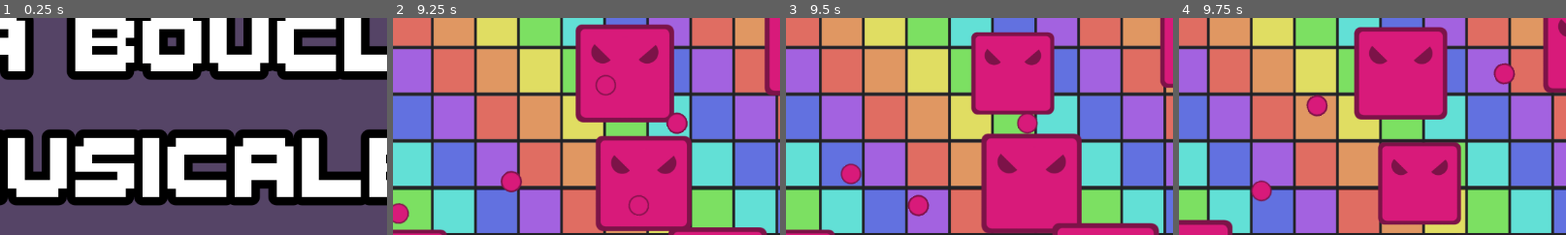
Above: before the commit, frames 1-4 (left to right).
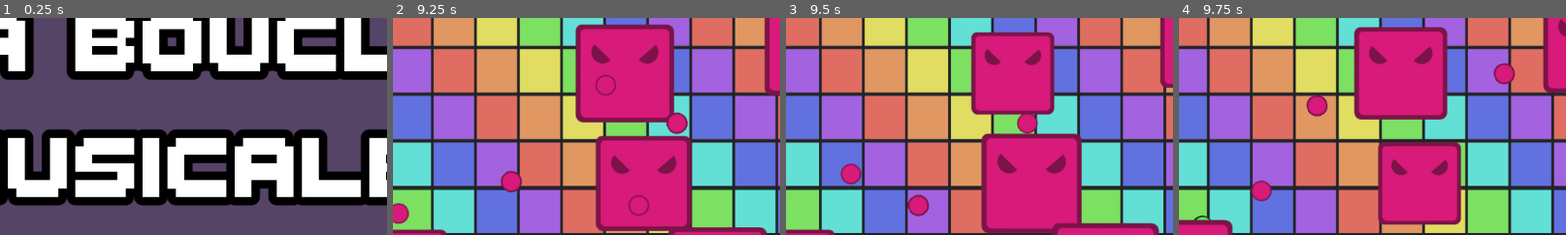
Above: after the commit, the same moments.

Repository: les-brows/la-boucle-musicale
Game: Godot game, scene res://Levels/MainMenu/MainMenu.tscn
The game is run twice, just before and just after one commit, with the same random seed, the same clock (stepped at 60 frames per second) and the same inputs.
Inputs (mouse positions are % of the whole screen's width and height, from its top left):
- Up to frame 1 (0.25 s): no input
- Up to frame 2 (9.25 s): tap Enter (ui_accept) at 0.5, 0.77, 1.52, 2.75, 3.02, 3.5, 3.77, 4.25, 4.52, 5, 5.75, 6.02, 6.77, 7.52, 9.02 s; move the mouse to (72, 45) at 0.52 s; hold D (player1_right) 0.53-1.28 s; right-click (72, 45) at 0.6 s; move the mouse to (30, 55) at 1.27 s; hold S (player1_down) 1.28-2.03 s; right-click (30, 55) at 1.35 s; move the mouse to (60, 28) at 2.02 s; hold D (player1_right) 2.03-2.78 s; right-click (60, 28) at 2.1 s; move the mouse to (45, 70) at 2.77 s; hold O (player1_shoot_up, bound only after the commit) 2.78-3.53 s; right-click (45, 70) at 2.85 s; move the mouse to (80, 65) at 3.52 s; hold A (player1_left) 3.53-5.03 s; right-click (80, 65) at 3.6 s; move the mouse to (20, 35) at 4.27 s; right-click (20, 35) at 4.35 s; move the mouse to (55, 50) at 5.02 s; hold S (player1_down) 5.03-5.78 s; right-click (55, 50) at 5.1 s; move the mouse to (35, 25) at 5.77 s; hold D (player1_right) 5.78-6.53 s; right-click (35, 25) at 5.85 s; move the mouse to (72, 45) at 6.52 s; hold O (player1_shoot_up, bound only after the commit) 6.53-7.28 s; right-click (72, 45) at 6.6 s; move the mouse to (30, 55) at 7.27 s; hold D (player1_right) 7.28-8.03 s; right-click (30, 55) at 7.35 s; move the mouse to (60, 28) at 8.02 s; hold S (player1_down) 8.03-8.78 s; right-click (60, 28) at 8.1 s; move the mouse to (45, 70) at 8.77 s; hold A (player1_left) from 8.78 s (still down); right-click (45, 70) at 8.85 s
- Up to frame 3 (9.5 s): keep holding A (player1_left)
- Up to frame 4 (9.75 s): move the mouse to (80, 65) at 9.52 s; release A (player1_left) at 9.53 s; hold O (player1_shoot_up, bound only after the commit) from 9.53 s (still down); right-click (80, 65) at 9.6 s
The pictures show only the part of the screen within x 26-75%, y 22-72%; the shares and areas given below are measured in that part.

Frames 1-3 are identical in both runs. In frame 4, less than 0.1% of the frame differs, in the area x 3-9%, y 91-94%.

Commit message:
Controles clavier shoot

Diff:
--- a/Objects/Player/shoot_player_manager.gd
+++ b/Objects/Player/shoot_player_manager.gd
@@ -21,12 +21,11 @@
 	print("shoot")
 
 func _on_player_direction_shoot (shoot_x:float , shoot_y:float):
-	if(shoot_x !=0):
-		shootDir.x = shoot_x
+	shootDir.x = shoot_x
 	if shootDir.length() > 1:
 		shootDir = shootDir.normalized()
-	if(shoot_y !=0):
-		shootDir.y = shoot_y
+
+	shootDir.y = shoot_y
 	if shootDir.length() > 1:
 		shootDir = shootDir.normalized()
 
@@ -52,7 +51,7 @@
 
 
 func _on_beat_launched(num_beat: int) -> void:
-	if(num_beat == shoot_partition.get_next_beat(num_beat)&& wantShoot>0 ):
+	if(num_beat == shoot_partition.get_next_beat(num_beat)):
 
 		wantShoot-=1
 		boing_state = NB_SECONDS_BOING_RECOVER + NB_SECONDS_BOING_JUMP
@@ -60,7 +59,7 @@
 		shoot_projectile(shootDir)
 
 func shoot_projectile(target_direction: Vector2):
-	if(target_direction !=Vector2.ZERO):
+	if(target_direction!=Vector2.ZERO ):
 		var player_projectile = shooter_projectile_preload.instantiate()
 		var copyposition=get_parent().position
 		# May be used when ennemies move
--- a/project.godot
+++ b/project.godot
@@ -63,21 +63,29 @@
 player1_shoot_up={
 "deadzone": 0.2,
 "events": [Object(InputEventJoypadMotion,"resource_local_to_scene":false,"resource_name":"","device":-1,"axis":3,"axis_value":-1.0,"script":null)
+, Object(InputEventKey,"resource_local_to_scene":false,"resource_name":"","device":-1,"window_id":0,"alt_pressed":false,"shift_pressed":false,"ctrl_pressed":false,"meta_pressed":false,"pressed":false,"keycode":0,"physical_keycode":79,"key_label":0,"unicode":111,"location":0,"echo":false,"script":null)
+, Object(InputEventKey,"resource_local_to_scene":false,"resource_name":"","device":-1,"window_id":0,"alt_pressed":false,"shift_pressed":false,"ctrl_pressed":false,"meta_pressed":false,"pressed":false,"keycode":0,"physical_keycode":4194320,"key_label":0,"unicode":0,"location":0,"echo":false,"script":null)
 ]
 }
 player1_shoot_down={
 "deadzone": 0.2,
 "events": [Object(InputEventJoypadMotion,"resource_local_to_scene":false,"resource_name":"","device":-1,"axis":3,"axis_value":1.0,"script":null)
+, Object(InputEventKey,"resource_local_to_scene":false,"resource_name":"","device":-1,"window_id":0,"alt_pressed":false,"shift_pressed":false,"ctrl_pressed":false,"meta_pressed":false,"pressed":false,"keycode":0,"physical_keycode":76,"key_label":0,"unicode":108,"location":0,"echo":false,"script":null)
+, Object(InputEventKey,"resource_local_to_scene":false,"resource_name":"","device":-1,"window_id":0,"alt_pressed":false,"shift_pressed":false,"ctrl_pressed":false,"meta_pressed":false,"pressed":false,"keycode":0,"physical_keycode":4194322,"key_label":0,"unicode":0,"location":0,"echo":false,"script":null)
 ]
 }
 player1_shoot_right={
 "deadzone": 0.2,
 "events": [Object(InputEventJoypadMotion,"resource_local_to_scene":false,"resource_name":"","device":-1,"axis":2,"axis_value":1.0,"script":null)
+, Object(InputEventKey,"resource_local_to_scene":false,"resource_name":"","device":-1,"window_id":0,"alt_pressed":false,"shift_pressed":false,"ctrl_pressed":false,"meta_pressed":false,"pressed":false,"keycode":0,"physical_keycode":4194321,"key_label":0,"unicode":0,"location":0,"echo":false,"script":null)
+, Object(InputEventKey,"resource_local_to_scene":false,"resource_name":"","device":-1,"window_id":0,"alt_pressed":false,"shift_pressed":false,"ctrl_pressed":false,"meta_pressed":false,"pressed":false,"keycode":0,"physical_keycode":59,"key_label":0,"unicode":109,"location":0,"echo":false,"script":null)
 ]
 }
 player1_shoot_left={
 "deadzone": 0.2,
 "events": [Object(InputEventJoypadMotion,"resource_local_to_scene":false,"resource_name":"","device":-1,"axis":2,"axis_value":-1.0,"script":null)
+, Object(InputEventKey,"resource_local_to_scene":false,"resource_name":"","device":-1,"window_id":0,"alt_pressed":false,"shift_pressed":false,"ctrl_pressed":false,"meta_pressed":false,"pressed":false,"keycode":0,"physical_keycode":4194319,"key_label":0,"unicode":0,"location":0,"echo":false,"script":null)
+, Object(InputEventKey,"resource_local_to_scene":false,"resource_name":"","device":-1,"window_id":0,"alt_pressed":false,"shift_pressed":false,"ctrl_pressed":false,"meta_pressed":false,"pressed":false,"keycode":0,"physical_keycode":75,"key_label":0,"unicode":107,"location":0,"echo":false,"script":null)
 ]
 }
 
Not shown: 1 places in Levels/LevelPortion.tscn that only renumber resources
Not shown: 1 places in Levels/ScrollingLevel.tscn that only renumber resources
Not shown: 1 places in MainScene.tscn that only renumber resources
Not shown: 1 places in Objects/Enemies/Shooter.tscn that only renumber resources
Not shown: 1 places in Objects/InputManager.tscn that only renumber resources
Not shown: 1 places in Objects/Player/Player.tscn that only renumber resources
Not shown: 1 places in Objects/Projectiles/ShooterProjectile.tscn that only renumber resources
